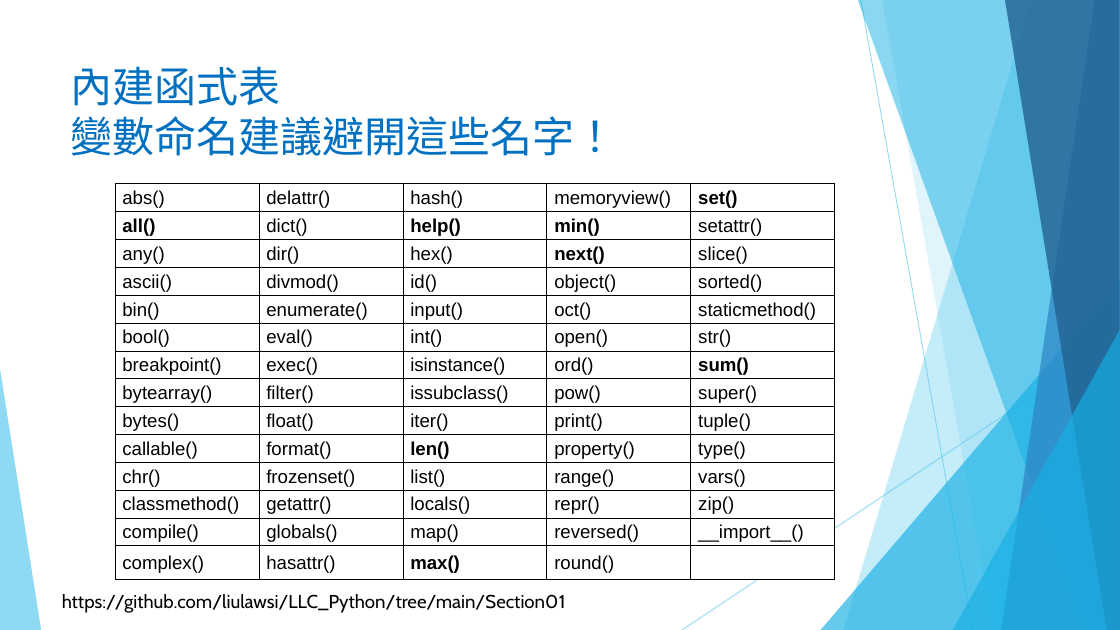
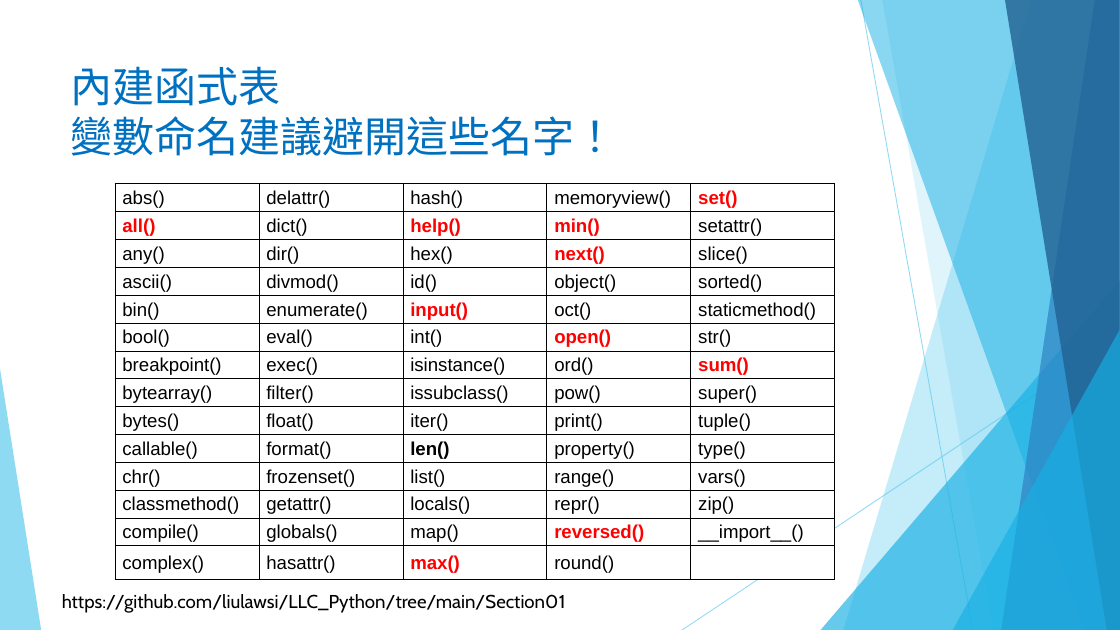
Before and after one commit to liulawsi/My_PPTs, a slide deck: slide 10 of LCC/Python/01_千里之行始於足下.pptx (slide 9 before the commit). Drawn at 1120x630 pixels with LibreOffice and Linux fonts; fonts in the diff are those of the drawing; background and template pictures are left out. Boxes give left, top, right and bottom in pixels: in the first picture for what was removed or moved away, otherwise in the second. Text is boxed around its words. In the diff, an @@ line names an element or a change of style, - is before the commit and + after.

```diff
--- a/LCC/Python/01_千里之行始於足下.pptx
+++ b/LCC/Python/01_千里之行始於足下.pptx
@@ table at box(115, 184, 833, 580) @@
@@ text colour #000000 to #FF0000 in "set()", "all()", "help()", "min()" and 6 more places @@
@@ bold on in "input()", "open()", "reversed()" @@
```
Also in this commit, not shown: 4 other slides changed, 2 slides added, 7 other files.
